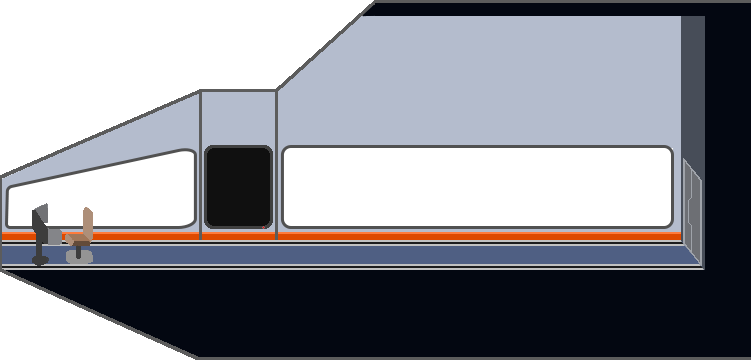
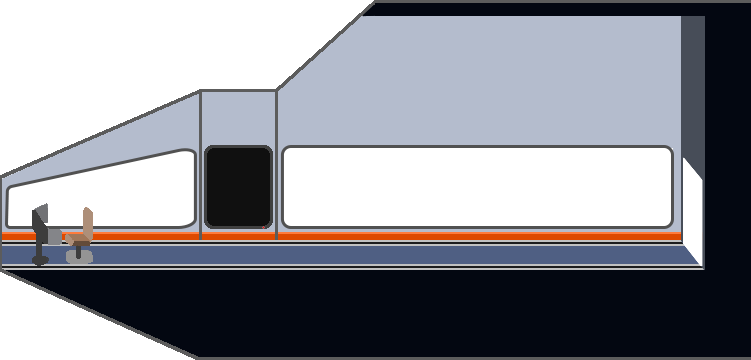
Layers edited between the first and the second 751 x 360 image:
added layer "Passerelle (fusionné)" above "Passerelle" over [682,157,703,267]
hid group "Passerelle" (12 layers) over [682,157,703,267]
painted on "Couloir_End (fusionné)" over [682,157,703,267]
